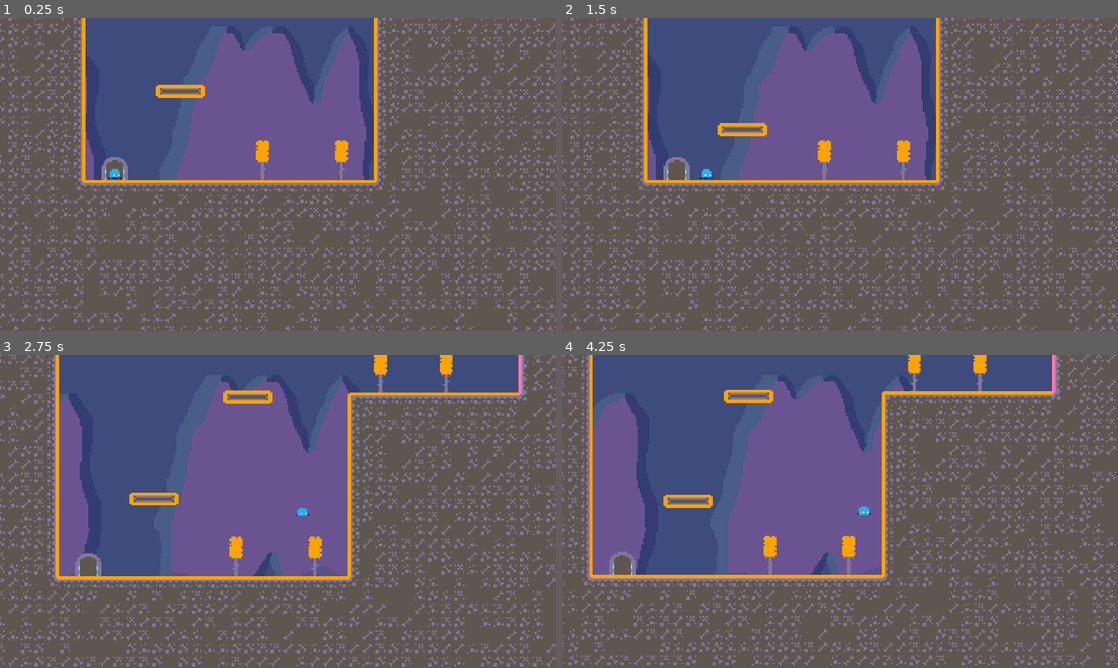
Above: before the commit, frames 1-4 (two rows, left to right).
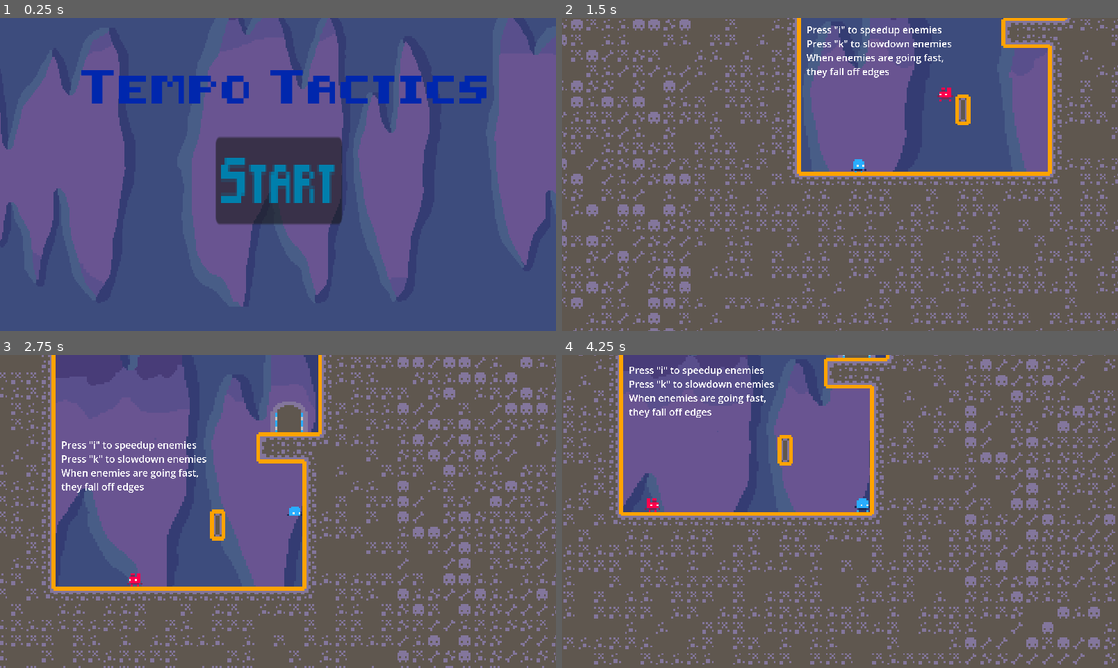
Above: after the commit, the same moments.

Repository: Miles-Miles2/GMTK2024
Game: Godot game, scene res://Scenes/title.tscn
Same seed, same stepped clock (60 frames per second), same inputs: the game is played once before the commit and once after it. Before the commit the project starts from res://Scenes/level_5.tscn.
Inputs (mouse positions are in pixels of both pictures, inside the frame that each line leads up to):
- Up to frame 1 (0.25 s): no input
- Up to frame 2 (1.5 s): click (840, 180) at 0.5 s, where only the run after the commit has a clickable "Start"; tap I (speedup_enemy) at 1.25 s; hold D (move_right) from 1.28 s (still down); tap L (slow_plat) at 1.35 s
- Up to frame 3 (2.75 s): keep holding D (move_right); tap W (jump) at 1.52, 2.27 s; tap I (speedup_enemy) at 2 s; tap O (speed_plat) at 2.1 s
- Up to frame 4 (4.25 s): tap I (speedup_enemy) at 2.75, 3.5 s; release D (move_right) at 2.78 s; hold A (move_left) 2.78-3.53 s; tap L (slow_plat) at 2.85 s; hold D (move_right) from 3.53 s (still down); tap O (speed_plat) at 3.6 s; tap W (jump) at 3.77 s

The runs differ from the first frame. In frame 1, 85% of the frame differs, in the area x 0-100%, y 0-100%; in frame 2, 44%; in frame 3, 47%; in frame 4, 47%.

Commit message:
level 5 leads to level 6

Diff:
--- a/project.godot
+++ b/project.godot
@@ -11,7 +11,7 @@
 [application]
 
 config/name="2024 GMTK"
-run/main_scene="res://Scenes/level_5.tscn"
+run/main_scene="res://Scenes/title.tscn"
 config/features=PackedStringArray("4.2", "Forward Plus")
 config/icon="res://icon.svg"
 
